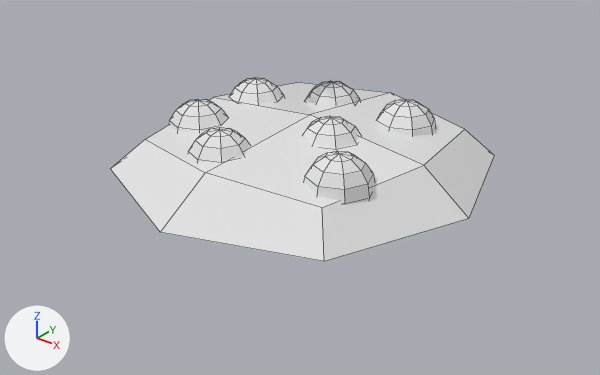
A saved change to the FBX model Assets/Art/Meshes/Dishes/SM_Spaghetti.fbx.
The view is the same before and after, from a 50 mm camera at (1.728, -0.159, 1.38) aimed at (1.176, 0.531, 0.952). Every picture has the same lights, and +X, +Y and +Z are marked at lower left. The first picture is the older version. Mesh edges are drawn as thin lines. Where no turn or scale is listed for an object, it has been applied to the vertices.
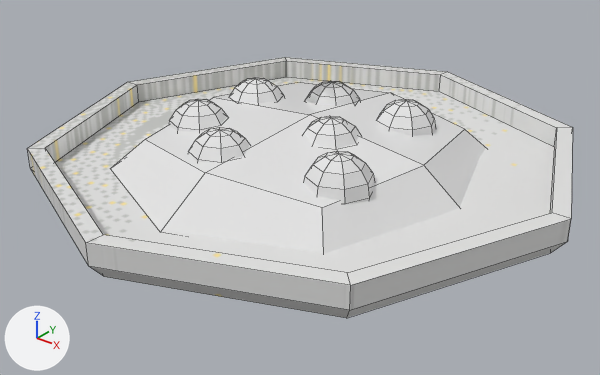
Location of each change, (x1, y1, x2, y2) in pixels of the pictures (600 x 375 px):
```json
{"object": "Plate", "change": "added", "after": [27, 57, 573, 318]}
```

Edits to the scene script, one JSON object a line:
```json
{"op": "add", "block": "img_textureatlas_table__1__dithered_png", "code": ["img_textureatlas_table__1__dithered_png = load_image('TextureAtlas Table (1)-dithered.png', '../../Textures/TextureAtlas Table (1)-dithered.png', 1200, 1200, 'sRGB')"]}
{"op": "add", "block": "mat_tabledecor", "code": ["mat_tabledecor = principled_material('TableDecor')", "mat_tabledecor.texture = img_textureatlas_table__1__dithered_png"]}
{"op": "add", "block": "me_cylinder", "code": ["me_cylinder = bpy.data.meshes.new('Cylinder')", "me_cylinder.from_pydata(...)  # 40 vertices, 34 faces; spans x -0.323..0.323, y -0.323..0.323, z -0.025..0.019", "me_cylinder.materials.append(mat_tabledecor)  # picture img_textureatlas_table__1__dithered_png"]}
{"op": "add", "block": "ob_plate", "code": ["ob_plate = bpy.data.objects.new('Plate', me_cylinder)", "ob_plate.location = (1.1682, 0.5561, 0.987)"]}
```
